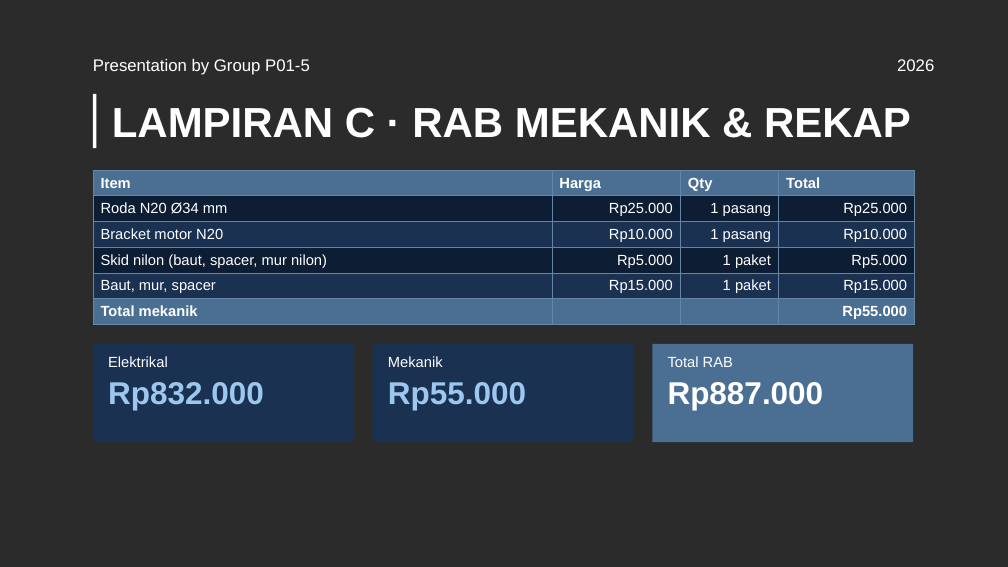
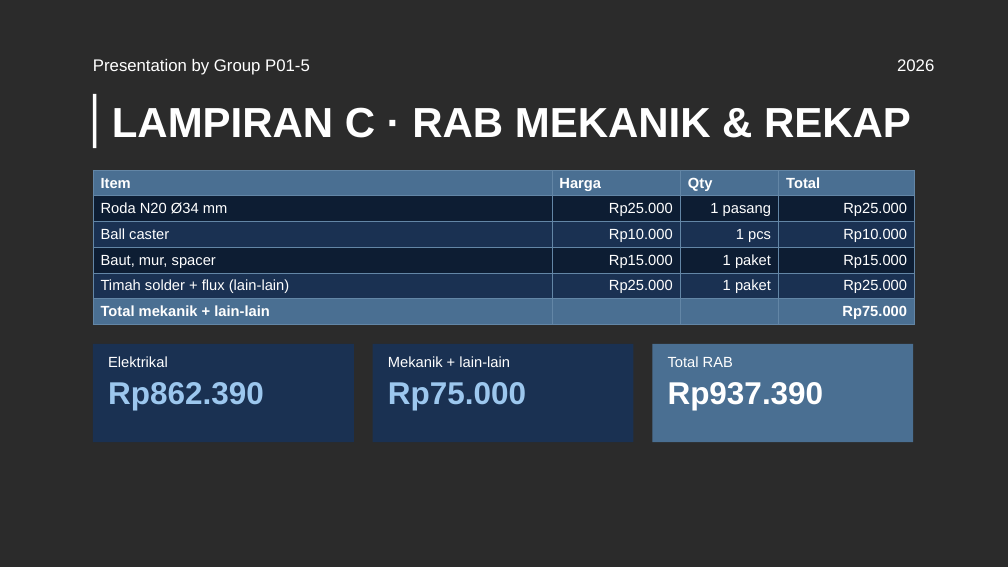
Before and after one commit to Mervs111/Line-Follower-Racer, a slide deck: slide 19 of docs/pitching-rab/LFM_Pitching_RAB_P01-5.pptx. Drawn at 1008x567 pixels with LibreOffice and Linux fonts; fonts in the diff are those of the drawing; background and template pictures are left out; a plain dark background stands for a picture behind light text. Boxes give left, top, right and bottom in pixels: in the first picture for what was removed or moved away, otherwise in the second. Text is boxed around its words. In the diff, an @@ line names an element or a change of style, - is before the commit and + after.

```diff
--- a/docs/pitching-rab/LFM_Pitching_RAB_P01-5.pptx
+++ b/docs/pitching-rab/LFM_Pitching_RAB_P01-5.pptx
@@ table at (93, 170, 915, 323) @@
-row 3: Bracket motor N20 | Rp10.000 | 1 pasang | Rp10.000
-row 4: Skid nilon (baut, spacer, mur nilon) | Rp5.000 | 1 paket | Rp5.000
+row 3: Ball caster | Rp10.000 | 1 pcs | Rp10.000
-row 6: Total mekanik |  |  | Rp55.000
+row 5: Timah solder + flux (lain-lain) | Rp25.000 | 1 paket | Rp25.000
+row 6: Total mekanik + lain-lain |  |  | Rp75.000
@@ text at (388, 356, 526, 410): text changed; size 30 to 14 pt; text colour #9CC7EE to #FFFFFF; bold off @@
-Mekanik
-Rp55.000
+Mekanik + lain-lain
+Rp75.000
@@ text at (108, 382, 264, 410): text changed @@
-Rp832.000
+Rp862.390
@@ text at (668, 382, 824, 410): text changed @@
-Rp887.000
+Rp937.390
```
Also in this commit, not shown: 8 other slides changed, 10 other files.
